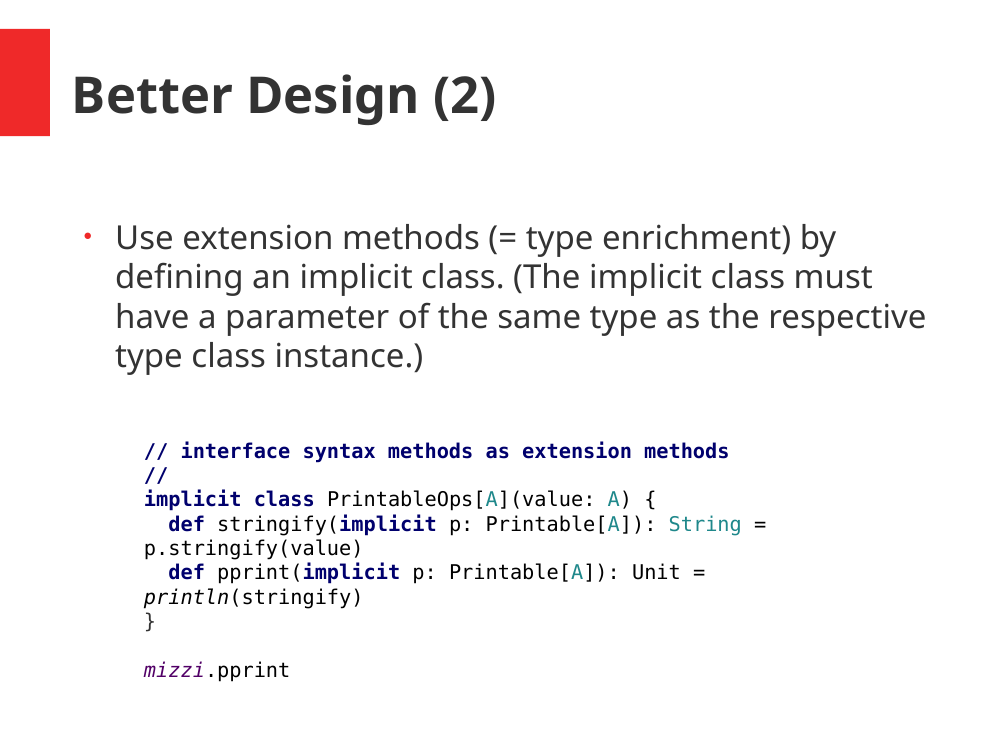
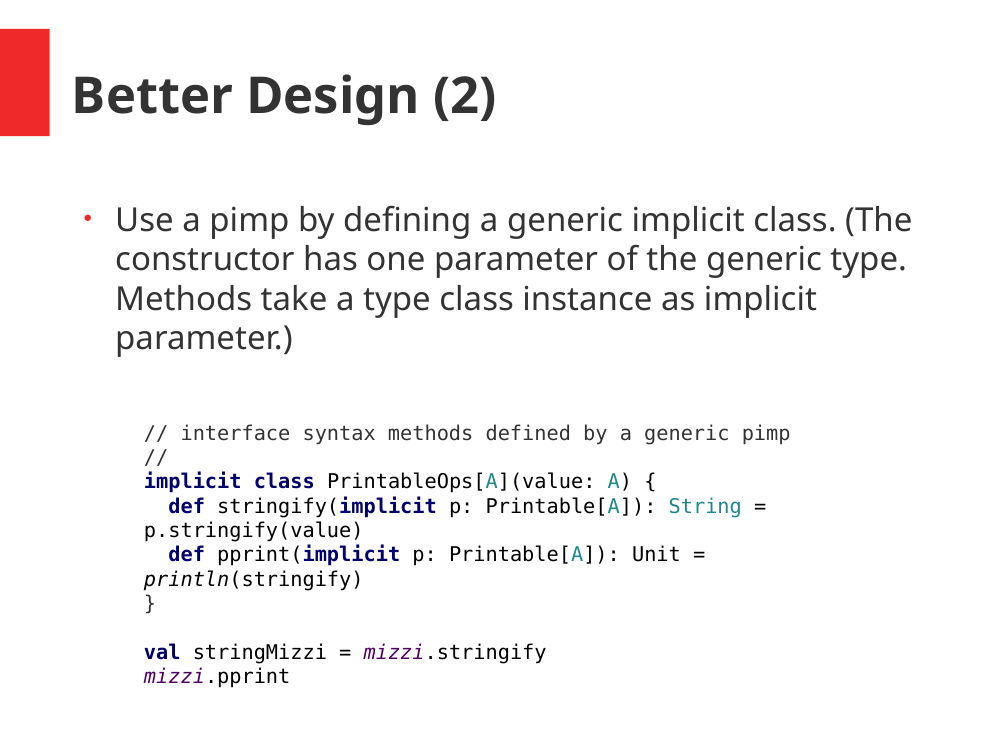
Before and after one commit to hermannhueck/typeclasses, a slide deck: slide 22 of Slides/TypeClasses.pptx. Drawn at 1008x756 pixels with LibreOffice and Linux fonts; fonts in the diff are those of the drawing. Boxes give left, top, right and bottom in pixels: in the first picture for what was removed or moved away, otherwise in the second. Text is boxed around its words. In the diff, an @@ line names an element or a change of style, - is before the commit and + after.

```diff
--- a/Slides/TypeClasses.pptx
+++ b/Slides/TypeClasses.pptx
@@ text "Use a pimp by defining ...": place and size @@
-text "Use a pimp by defining ..." at (115, 224, 926, 609)
+text "Use a pimp by defining ..." at (115, 205, 912, 688)
@@ text at (115, 205, 912, 445): text changed @@
-● Use extension methods (= type enrichment) by defining an implicit class. (The implicit class must have a parameter of the same type as the respective type class instance.)
-// interface syntax methods as extension methods
+● Use a pimp by defining a generic implicit class. (The constructor has one parameter of the generic type. Methods take a type class instance as implicit parameter.)
+// interface syntax methods defined by a generic pimp
@@ text at (144, 472, 742, 688): text colour #00006D to #333333, bold off in "//"; indent changed @@
@@ text at (144, 643, 547, 664): paragraph added @@
+val stringMizzi = mizzi.stringify
```
Also in this commit, not shown: 29 other slides changed, 3 slides added, 1 other file.
